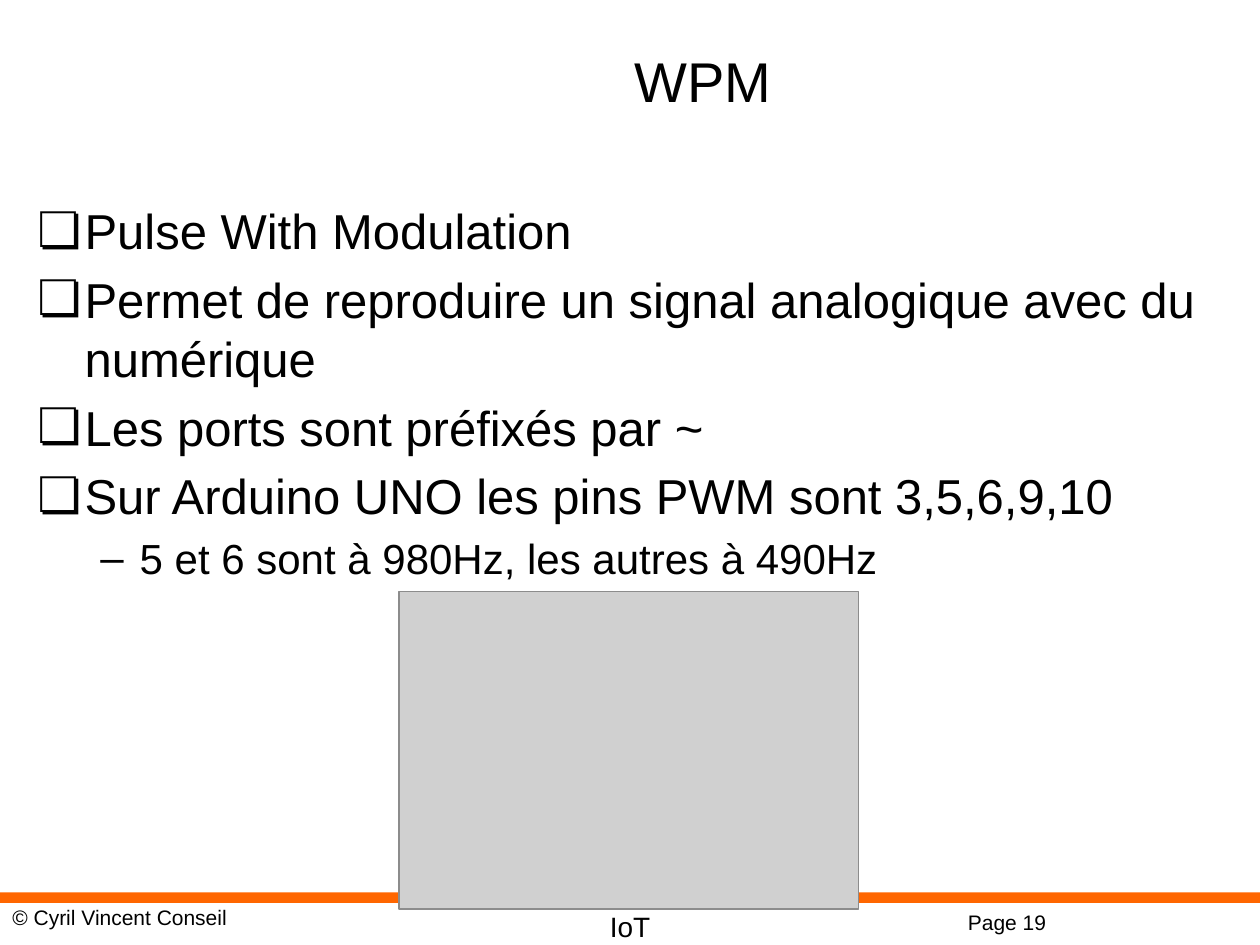
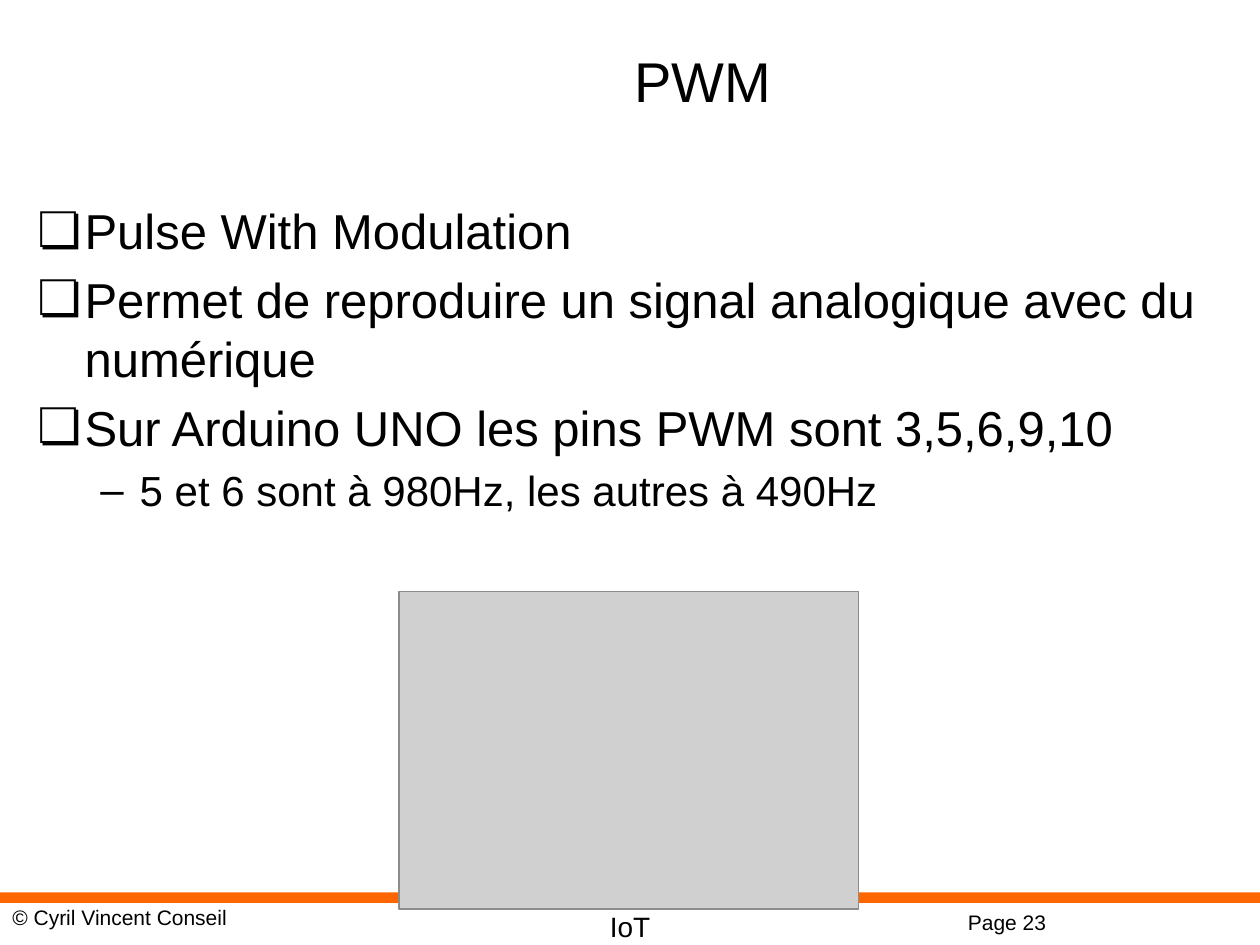
Before and after one commit to cyrilvincent/IoT, a slide deck: slide 23 of ppt/IoT05-ArduinoDev.pptx (slide 19 before the commit). Drawn at 1260x945 pixels with LibreOffice and Linux fonts; fonts in the diff are those of the drawing; grey boxes stand for pictures; background and template pictures are left out. Boxes give left, top, right and bottom in pixels: in the first picture for what was removed or moved away, otherwise in the second. Text is boxed around its words. In the diff, an @@ line names an element or a change of style, - is before the commit and + after.

```diff
--- a/ppt/IoT05-ArduinoDev.pptx
+++ b/ppt/IoT05-ArduinoDev.pptx
@@ title at bbox=[635, 63, 772, 102]: text changed @@
-WPM
+PWM
@@ text at bbox=[85, 410, 661, 456]: paragraph removed @@
-❏ Les ports sont préfixés par ~
@@ page number at bbox=[968, 915, 1046, 934]: text changed @@
-Page 19
+Page 23
```
Also in this commit, not shown: 3 other slides changed, 8 slides added, 5 slides removed, 14 other files.
